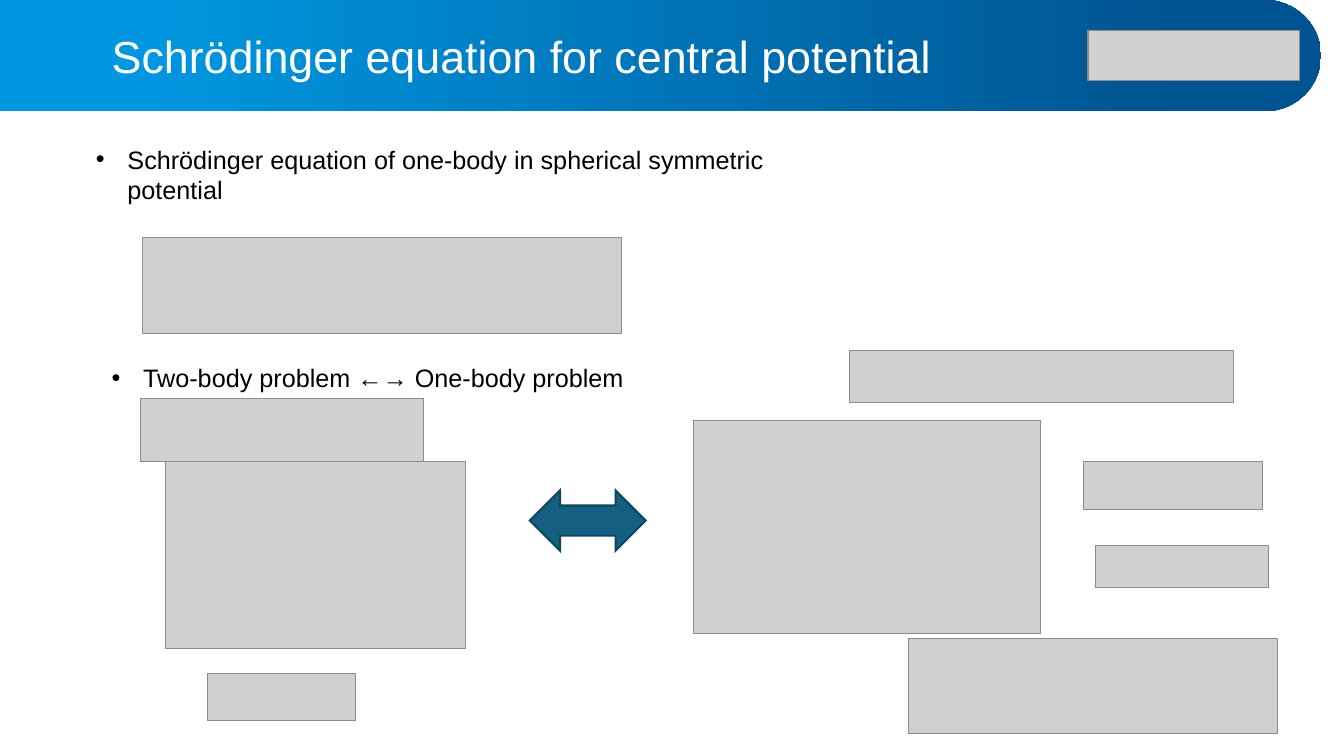
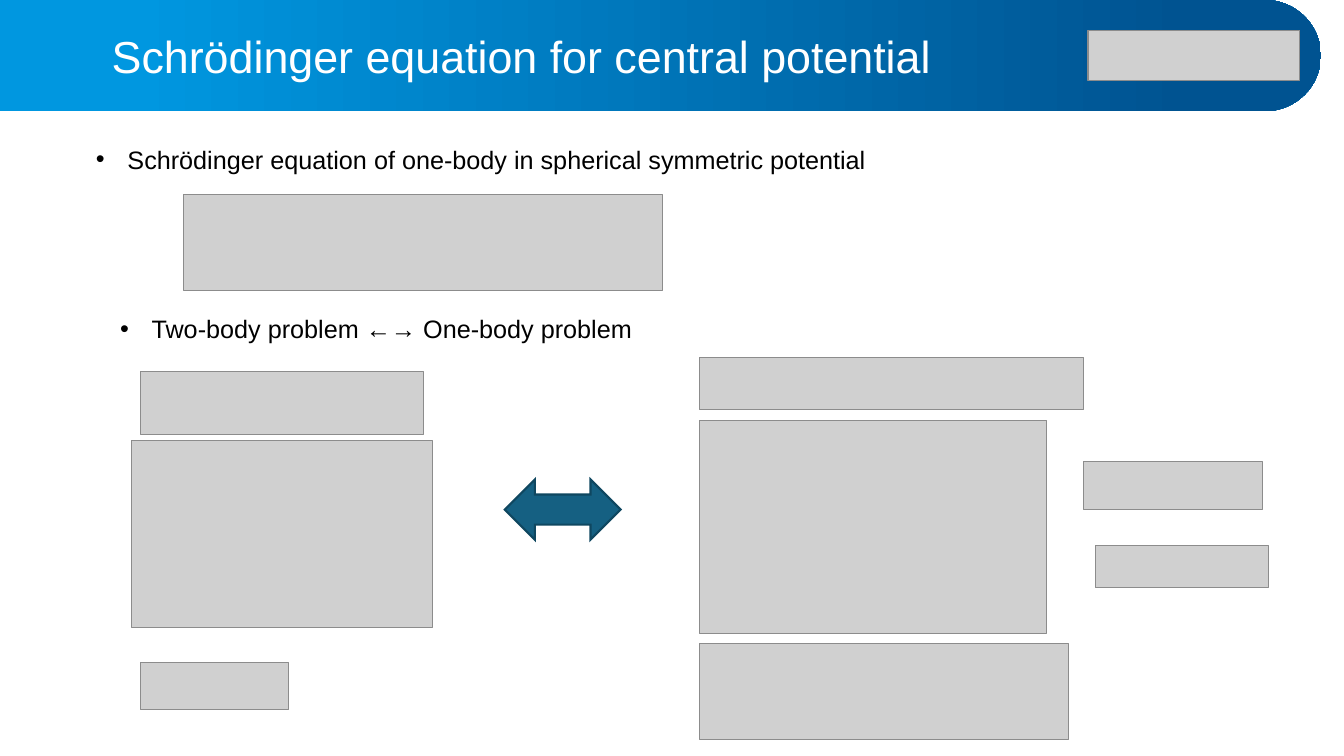
Before and after one commit to alphacentaury-github/NPSS2020, a slide deck: slide 7 of 20260331_연세대_수치양자역학강의.pptx. Drawn at 1344x756 pixels with LibreOffice and Linux fonts; fonts in the diff are those of the drawing; grey boxes stand for pictures. Boxes give left, top, right and bottom in pixels: in the first picture for what was removed or moved away, otherwise in the second. Text is boxed around its words. In the diff, an @@ line names an element or a change of style, - is before the commit and + after.

```diff
--- a/20260331_연세대_수치양자역학강의.pptx
+++ b/20260331_연세대_수치양자역학강의.pptx
@@ text "Schrödinger equation of one-body in ..." rewrapped from bbox=[127, 150, 763, 204] to bbox=[127, 150, 865, 174] @@
@@ picture: place and size @@
-picture at bbox=[142, 238, 621, 334]
+picture at bbox=[184, 195, 662, 290]
@@ text "Two-body problem ←→ One-body problem": place and size @@
-text "Two-body problem ←→ One-body problem" at bbox=[143, 368, 623, 393]
+text "Two-body problem ←→ One-body problem" at bbox=[152, 319, 632, 344]
@@ picture: place and size @@
-picture at bbox=[850, 350, 1234, 402]
+picture at bbox=[700, 358, 1084, 410]
@@ picture: place and size @@
-picture at bbox=[141, 399, 423, 463]
+picture at bbox=[141, 371, 423, 435]
@@ picture: place and size @@
-picture at bbox=[165, 462, 466, 648]
+picture at bbox=[132, 441, 433, 627]
@@ picture: place and size @@
-picture at bbox=[694, 420, 1042, 633]
+picture at bbox=[700, 420, 1048, 633]
@@ left right arrow: place and size @@
-left right arrow at bbox=[530, 491, 646, 552]
+left right arrow at bbox=[505, 480, 621, 540]
@@ picture: place and size @@
-picture at bbox=[908, 638, 1278, 734]
+picture at bbox=[700, 644, 1070, 740]
@@ picture: place and size @@
-picture at bbox=[208, 674, 356, 721]
+picture at bbox=[141, 662, 289, 710]
```
Also in this commit, not shown: 5 other slides changed, 25 slides added, 2 slides removed, 2 other files.
